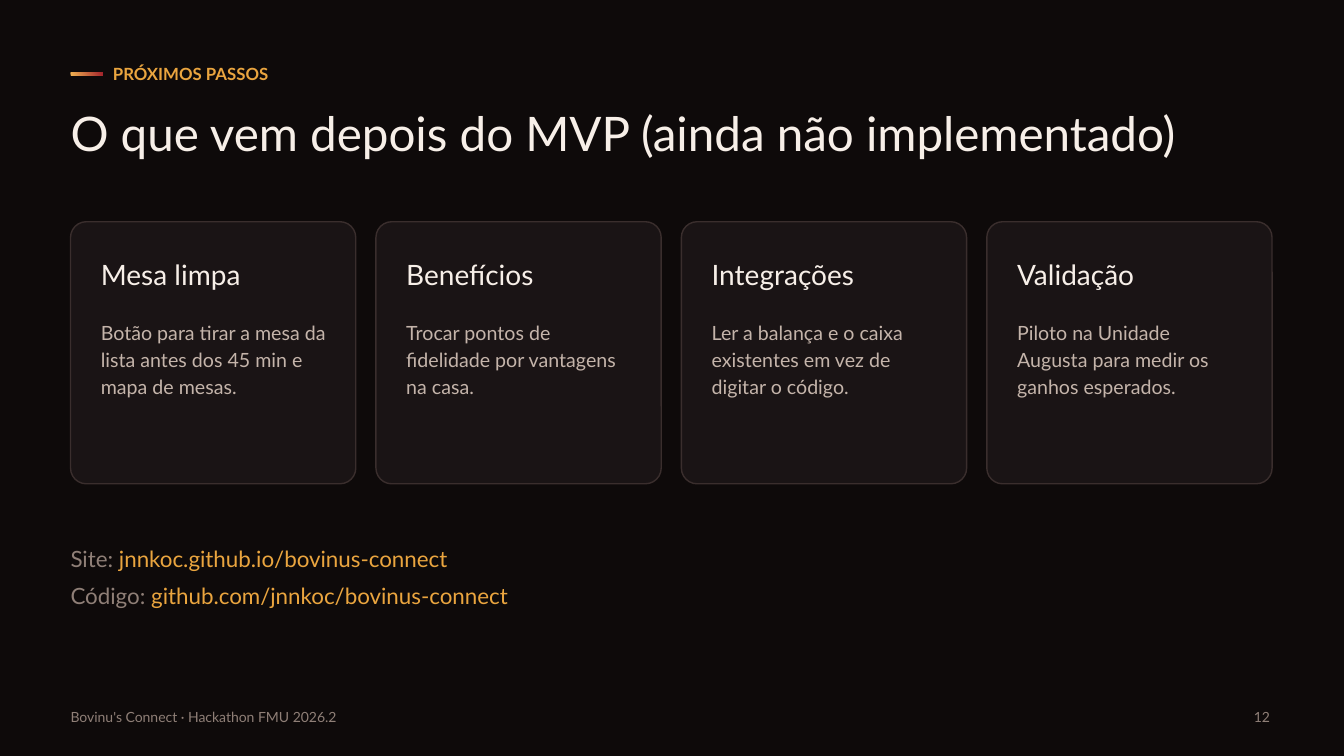
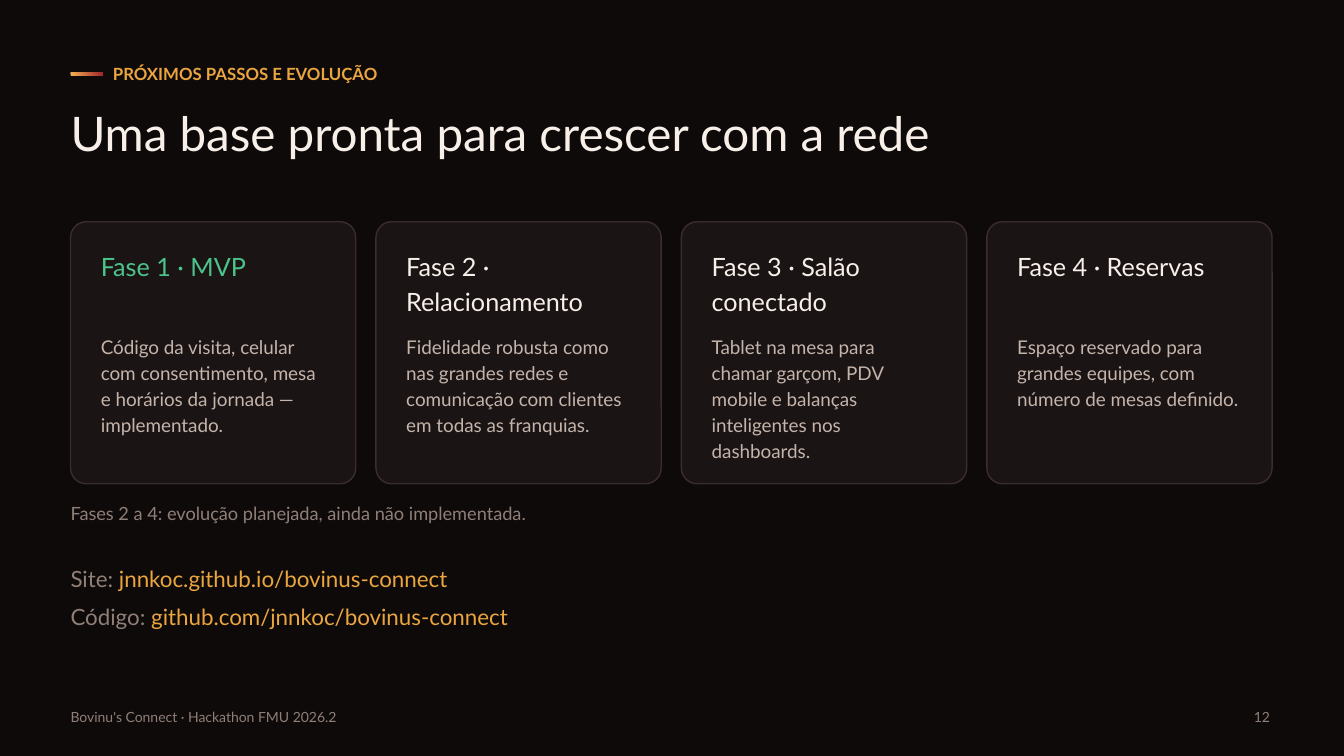
Before and after one commit to jnnkoc/bovinus-connect, a slide deck: slide 12 of slides/bovinus-connect.pptx. Drawn at 1344x756 pixels with LibreOffice and Linux fonts; fonts in the diff are those of the drawing. Boxes give left, top, right and bottom in pixels: in the first picture for what was removed or moved away, otherwise in the second. Text is boxed around its words. In the diff, an @@ line names an element or a change of style, - is before the commit and + after.

```diff
--- a/slides/bovinus-connect.pptx
+++ b/slides/bovinus-connect.pptx
@@ text at [113,66,377,83]: text changed @@
-PRÓXIMOS PASSOS
+PRÓXIMOS PASSOS E EVOLUÇÃO
@@ text at [71,116,929,159]: text changed @@
-O que vem depois do MVP (ainda não implementado)
+Uma base pronta para crescer com a rede
@@ text at [101,258,246,276]: text changed; size 20 to 18 pt; text colour #F7EFE8 to #4CC38A @@
-Mesa limpa
+Fase 1 · MVP
@@ text at [406,257,583,311]: text changed; size 20 to 18 pt @@
-Benefícios
+Fase 2 · Relacionamento
@@ text at [712,257,860,311]: text changed; size 20 to 18 pt @@
-Integrações
+Fase 3 · Salão conectado
@@ text at [1017,258,1205,276]: text changed; size 20 to 18 pt @@
-Validação
+Fase 4 · Reservas
@@ text at [101,340,316,435]: text changed; size 14 to 13.5 pt @@
-Botão para tirar a mesa da lista antes dos 45 min e mapa de mesas.
+Código da visita, celular com consentimento, mesa e horários da jornada — implementado.
@@ text at [406,340,622,436]: text changed; size 14 to 13.5 pt @@
-Trocar pontos de fidelidade por vantagens na casa.
+Fidelidade robusta como nas grandes redes e comunicação com clientes em todas as franquias.
@@ text at [712,340,884,458]: text changed; size 14 to 13.5 pt @@
-Ler a balança e o caixa existentes em vez de digitar o código.
+Tablet na mesa para chamar garçom, PDV mobile e balanças inteligentes nos dashboards.
@@ text at [1017,340,1239,406]: text changed; size 14 to 13.5 pt @@
-Piloto na Unidade Augusta para medir os ganhos esperados.
+Espaço reservado para grandes equipes, com número de mesas definido.
@@ text added at [71,506,526,523], 13 pt, text #8F7F77 @@
+Fases 2 a 4: evolução planejada, ainda não implementada.
@@ text "Site: jnnkoc.github.io/bovinus-connect": place and size @@
-text "Site: jnnkoc.github.io/bovinus-connect" at [71,550,508,608]
+text "Site: jnnkoc.github.io/bovinus-connect" at [71,570,508,629]
```
Also in this commit, not shown: 23 other files.
